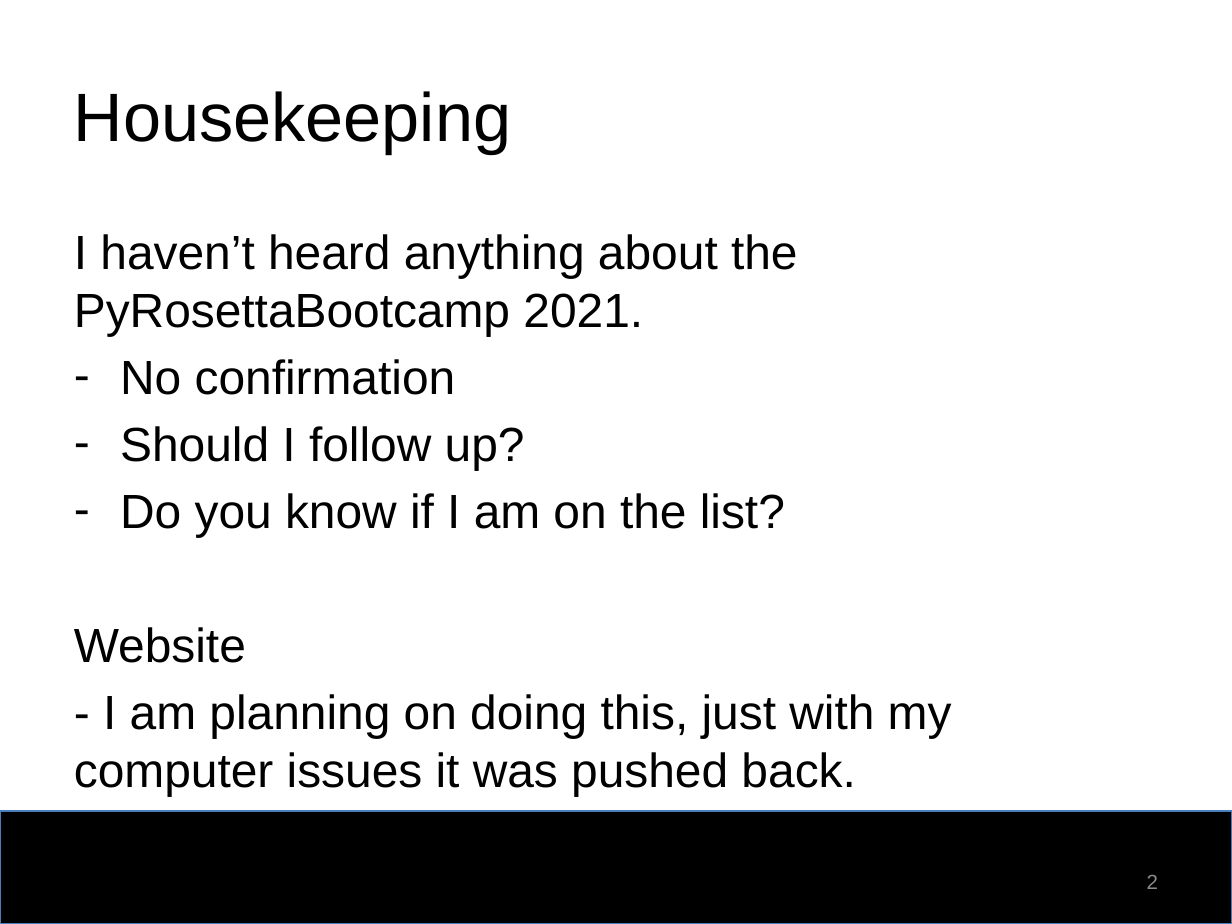
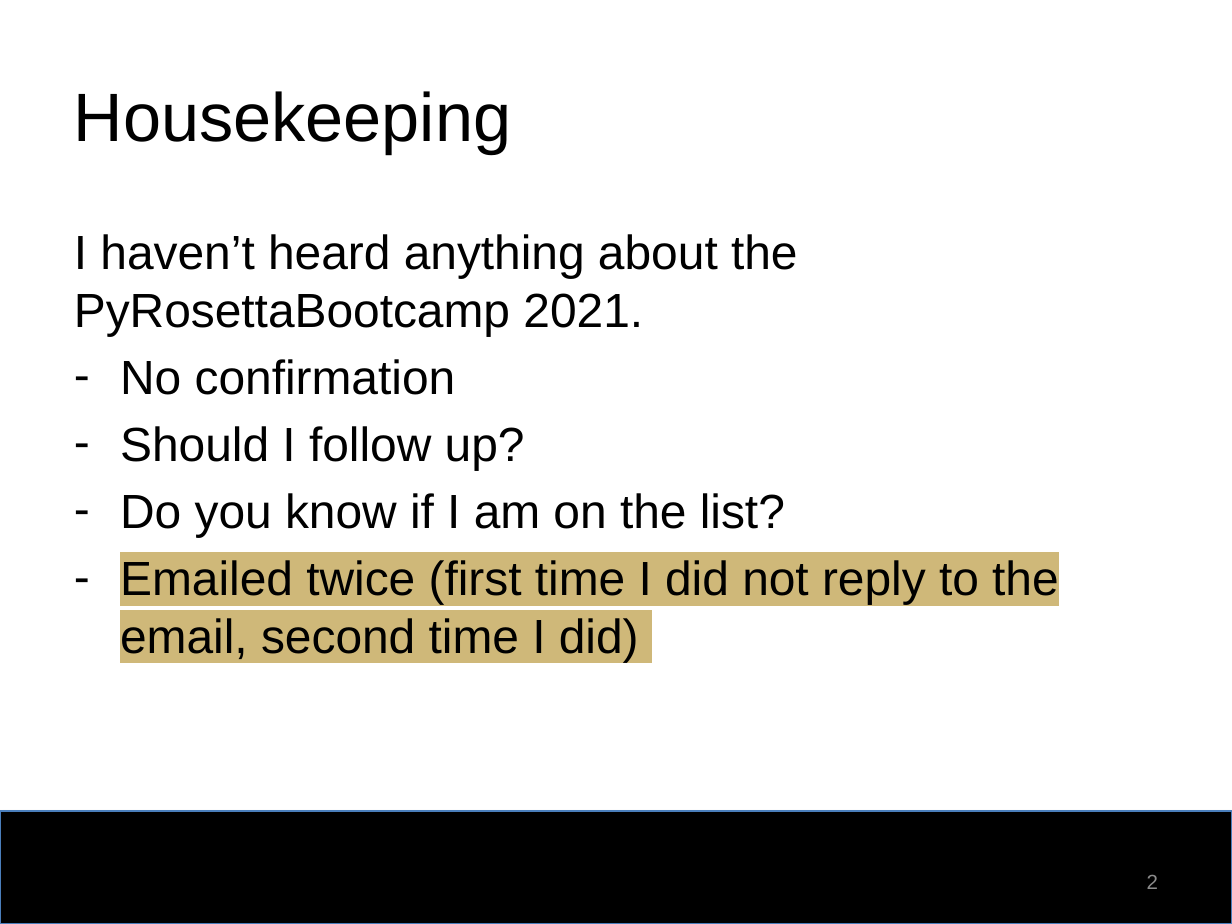
Before and after one commit to emilyrrhodes/labpresentations, a slide deck: slide 2 of 2021.01.29_OneOnOneUpdates.pptx. Drawn at 1232x924 pixels with LibreOffice and Linux fonts; fonts in the diff are those of the drawing; background and template pictures are left out. Boxes give left, top, right and bottom in pixels: in the first picture for what was removed or moved away, otherwise in the second. Text is boxed around its words. In the diff, an @@ line names an element or a change of style, - is before the commit and + after.

Commit message:
Presentations.

```diff
--- a/2021.01.29_OneOnOneUpdates.pptx
+++ b/2021.01.29_OneOnOneUpdates.pptx
@@ text at [120,560,1059,662]: text changed @@
-Website
-- I am planning on doing this, just with my computer issues it was pushed back.
+– Emailed twice (first time I did not reply to the email, second time I did)
```
Also in this commit, not shown: 1 slide added, 3 other files.
